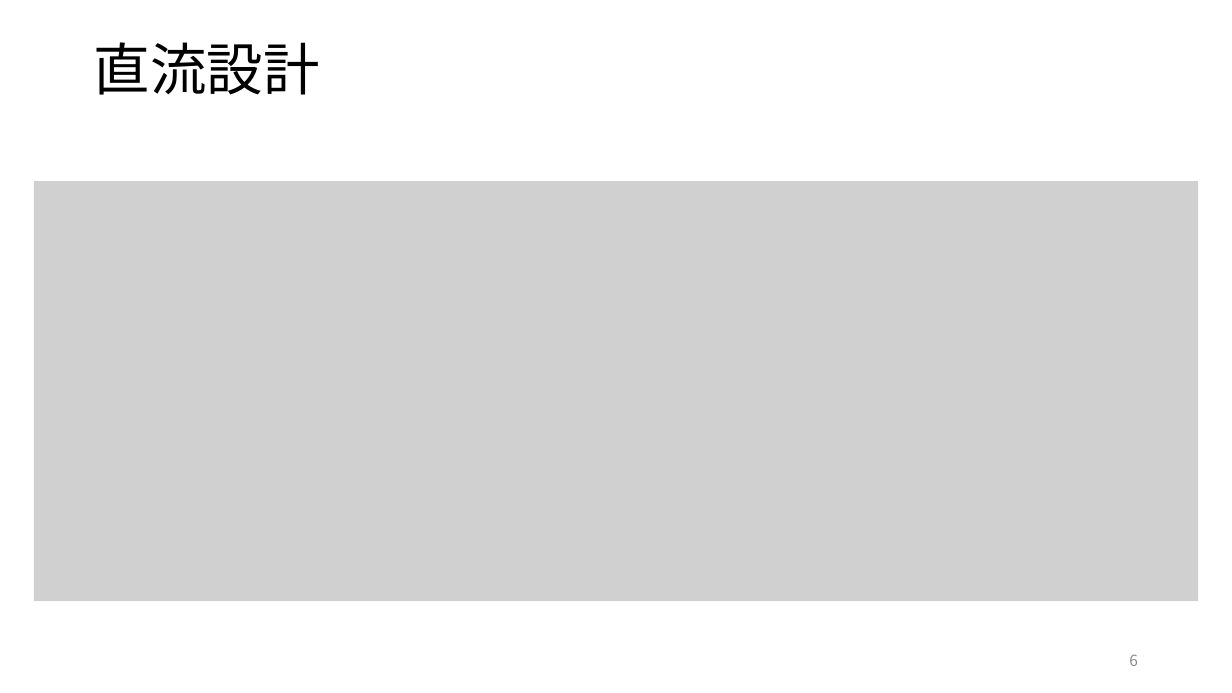
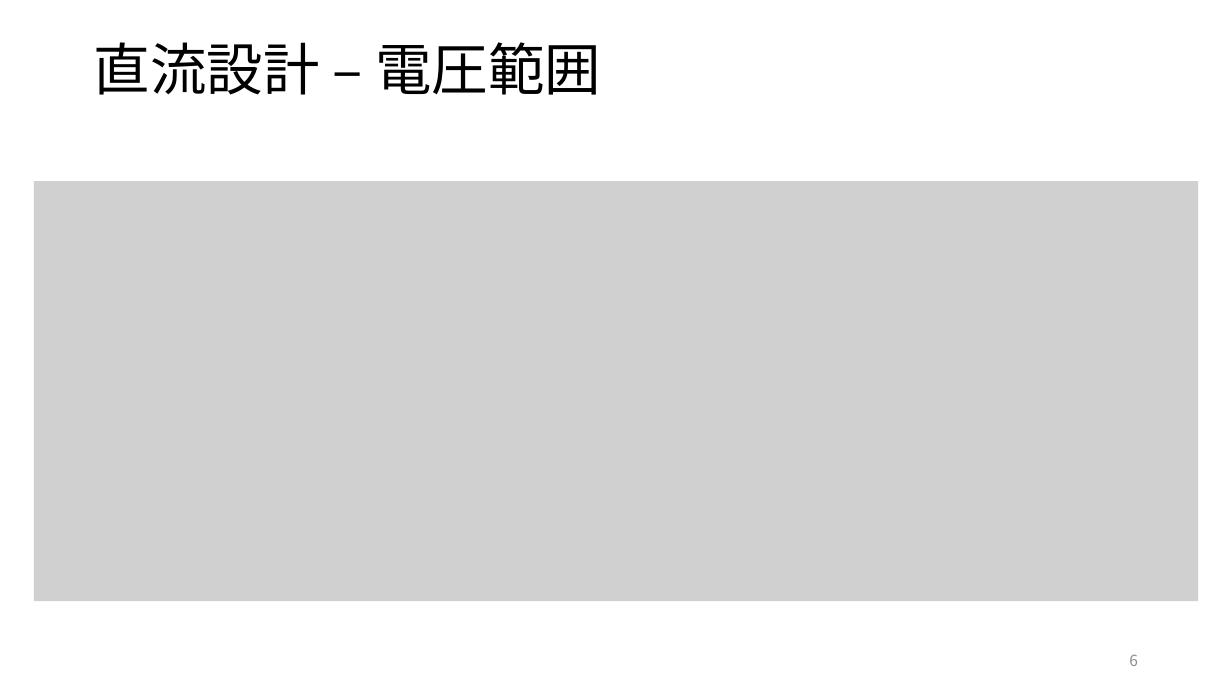
Before and after one commit to kjm-desktop10400/reserch, a slide deck: slide 6 of folded_gilbert/20230703/進捗報告 ギルバートセルの設計.pptx. Drawn at 1232x693 pixels with LibreOffice and Linux fonts; fonts in the diff are those of the drawing; grey boxes stand for pictures. Boxes give left, top, right and bottom in pixels: in the first picture for what was removed or moved away, otherwise in the second. Text is boxed around its words. In the diff, an @@ line names an element or a change of style, - is before the commit and + after.

```diff
--- a/folded_gilbert/20230703/進捗報告 ギルバートセルの設計.pptx
+++ b/folded_gilbert/20230703/進捗報告 ギルバートセルの設計.pptx
@@ text at box(94, 42, 601, 95): text changed @@
-直流設計
+直流設計 – 電圧範囲
```
Also in this commit, not shown: 9 other slides changed, 3 slides added.
